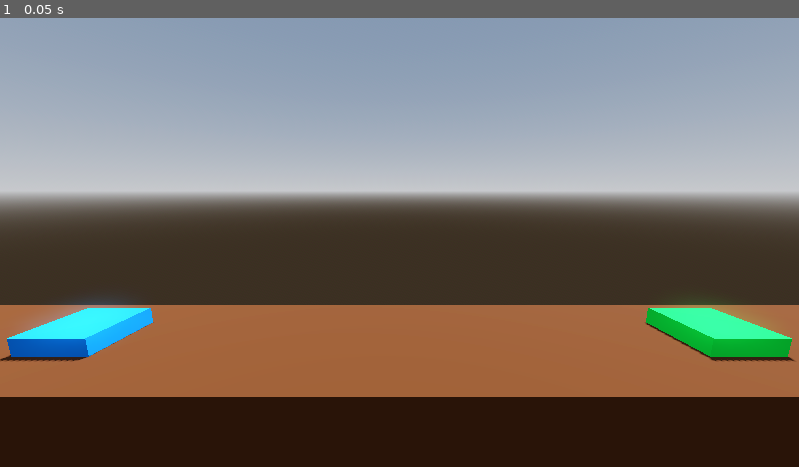
Above: before the commit, frame 1.
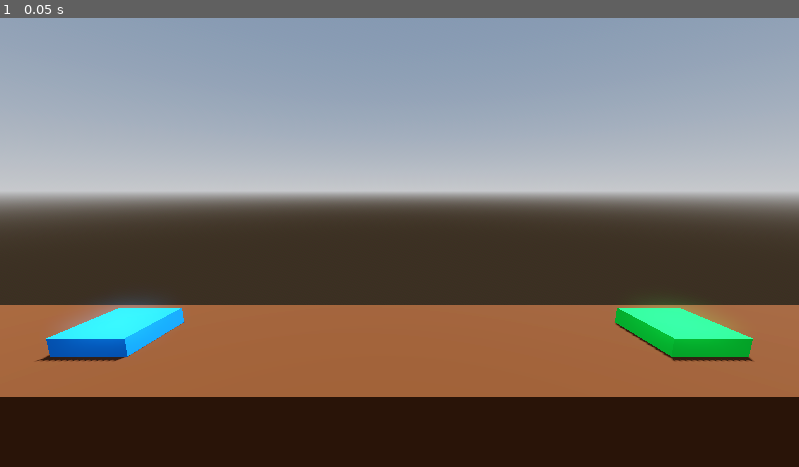
Above: after the commit, the same moment.

Repository: g-whittington/RocketScience
Game: Godot game, scene res://Level/level.tscn
Two runs of this game, one before a commit and one after it. Both use one fixed random seed, a clock stepped at 60 frames per second and the inputs below. The project has no main scene, so this scene is started directly.
Inputs:
- Up to frame 1 (0.05 s): no input

The runs differ from the first frame. In frame 1, 2.9% of the frame differs, in the area x 0-100%, y 63-77%.

Commit message:
Removed world attributes from player scene

Diff:
--- a/Level/level.tscn
+++ b/Level/level.tscn
@@ -38,13 +38,13 @@
 material = SubResource("StandardMaterial3D_c371j")
 
 [node name="LaunchPad" type="CSGBox3D" parent="."]
-transform = Transform3D(1, 0, 0, 0, 1, 0, 0, 0, 1, -9, 0.25, 0)
+transform = Transform3D(1, 0, 0, 0, 1, 0, 0, 0, 1, -8, 0.25, 0)
 use_collision = true
 size = Vector3(2, 0.5, 2)
 material = SubResource("StandardMaterial3D_3frlc")
 
 [node name="LandingPad" type="CSGBox3D" parent="."]
-transform = Transform3D(1, 0, 0, 0, 1, 0, 0, 0, 1, 9, 0.25, 0)
+transform = Transform3D(1, 0, 0, 0, 1, 0, 0, 0, 1, 8, 0.25, 0)
 use_collision = true
 size = Vector3(2, 0.5, 2)
 material = SubResource("StandardMaterial3D_81rcn")
--- a/player.tscn
+++ b/player.tscn
@@ -1,35 +1,11 @@
-[gd_scene load_steps=6 format=3 uid="uid://dg7s6c4a4u1q4"]
+[gd_scene load_steps=3 format=3 uid="uid://dg7s6c4a4u1q4"]
 
 [ext_resource type="Script" path="res://Player.gd" id="1_4enu0"]
-
-[sub_resource type="ProceduralSkyMaterial" id="ProceduralSkyMaterial_kg3nh"]
-sky_horizon_color = Color(0.64625, 0.65575, 0.67075, 1)
-ground_horizon_color = Color(0.64625, 0.65575, 0.67075, 1)
-
-[sub_resource type="Sky" id="Sky_58wr3"]
-sky_material = SubResource("ProceduralSkyMaterial_kg3nh")
-
-[sub_resource type="Environment" id="Environment_0vl57"]
-background_mode = 2
-sky = SubResource("Sky_58wr3")
-tonemap_mode = 2
-glow_enabled = true
 
 [sub_resource type="CylinderMesh" id="CylinderMesh_1nsh4"]
 
 [node name="Player" type="Node3D"]
 script = ExtResource("1_4enu0")
 
-[node name="DirectionalLight3D" type="DirectionalLight3D" parent="."]
-transform = Transform3D(-0.866025, -0.433013, 0.25, 0, 0.5, 0.866025, -0.5, 0.75, -0.433013, 0, 0, 0)
-shadow_enabled = true
-
-[node name="WorldEnvironment" type="WorldEnvironment" parent="."]
-environment = SubResource("Environment_0vl57")
-
 [node name="MeshInstance3D" type="MeshInstance3D" parent="."]
 mesh = SubResource("CylinderMesh_1nsh4")
-
-[node name="Camera3D" type="Camera3D" parent="."]
-transform = Transform3D(1, 0, 0, 0, 0.866025, 0.5, 0, -0.5, 0.866025, 0, 3, 4.42049)
-top_level = true
